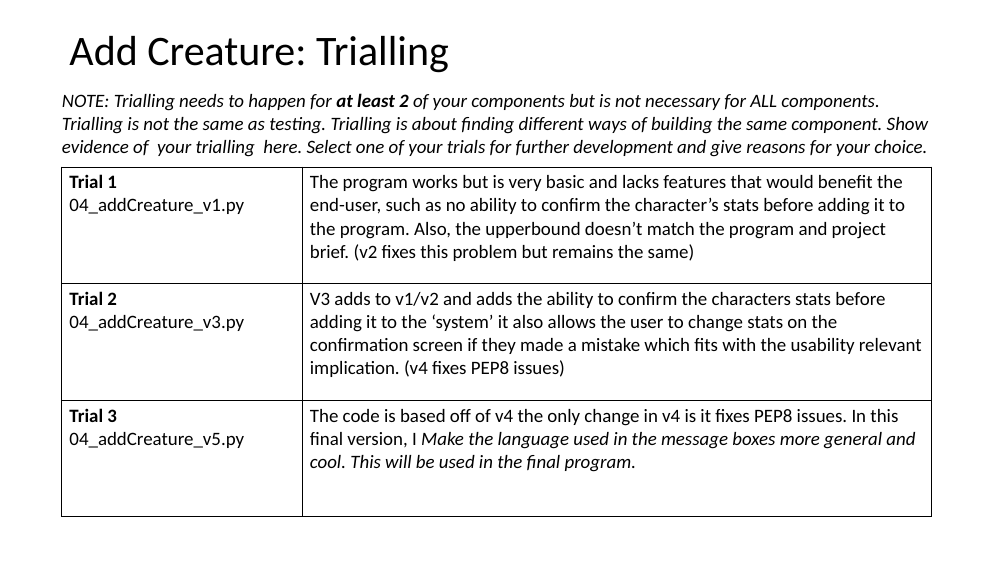
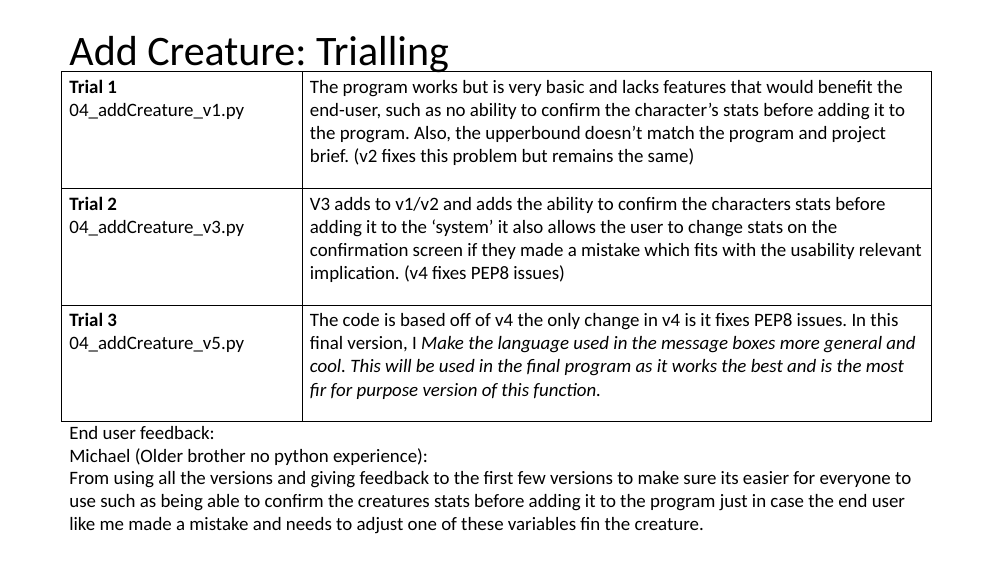
Before and after one commit to Jaxku/Assessment---Monster-Cards, a slide deck: slide 11 of 2.7 and 2.8 Documentation Template.pptx. Drawn at 1008x567 pixels with LibreOffice and Linux fonts; fonts in the diff are those of the drawing. Boxes give left, top, right and bottom in pixels: in the first picture for what was removed or moved away, otherwise in the second. Text is boxed around its words. In the diff, an @@ line names an element or a change of style, - is before the commit and + after.

```diff
--- a/2.7 and 2.8 Documentation Template.pptx
+++ b/2.7 and 2.8 Documentation Template.pptx
@@ table at <box>62,72,932,422</box> @@
-row 3, column 2: The code is based off of v4 the only change in v4 is it fixes PEP8 issues. In this final version, I Make the language used in the message boxes more general and cool. This will be used in the final program.
+row 3, column 2: The code is based off of v4 the only change in v4 is it fixes PEP8 issues. In this final version, I Make the language used in the message boxes more general and cool. This will be used in the final program as it works the best and is the most fir for purpose version of this function.
@@ table: place and size @@
-table at <box>62,167,932,517</box>
+table at <box>62,72,932,422</box>
@@ text removed at <box>62,93,928,157</box> @@
-NOTE: Trialling needs to happen for at least 2 of your components but is not necessary for ALL components.
-Trialling is not the same as testing. Trialling is about finding different ways of building the same component. Show evidence of your trialling here. Select one of your trials for further development and give reasons for your choice.
@@ text added at <box>69,426,911,534</box>, 18 pt, text #000000 @@
+End user feedback:
+Michael (Older brother no python experience):
+From using all the versions and giving feedback to the first few versions to make sure its easier for everyone to use such as being able to confirm the creatures stats before adding it to the program just in case the end user like me made a mistake and needs to adjust one of these variables fin the creature.
```
Also in this commit, not shown: 2 other slides changed, 9 slides added, 2 slides removed, 1 other file.
